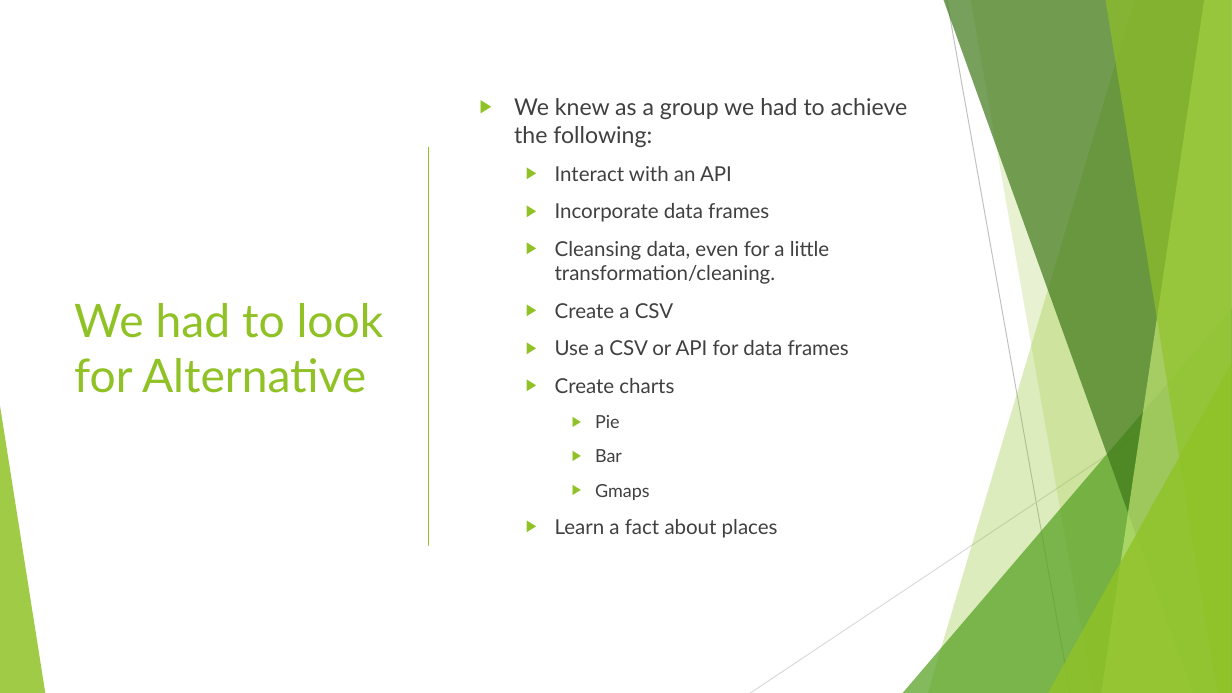
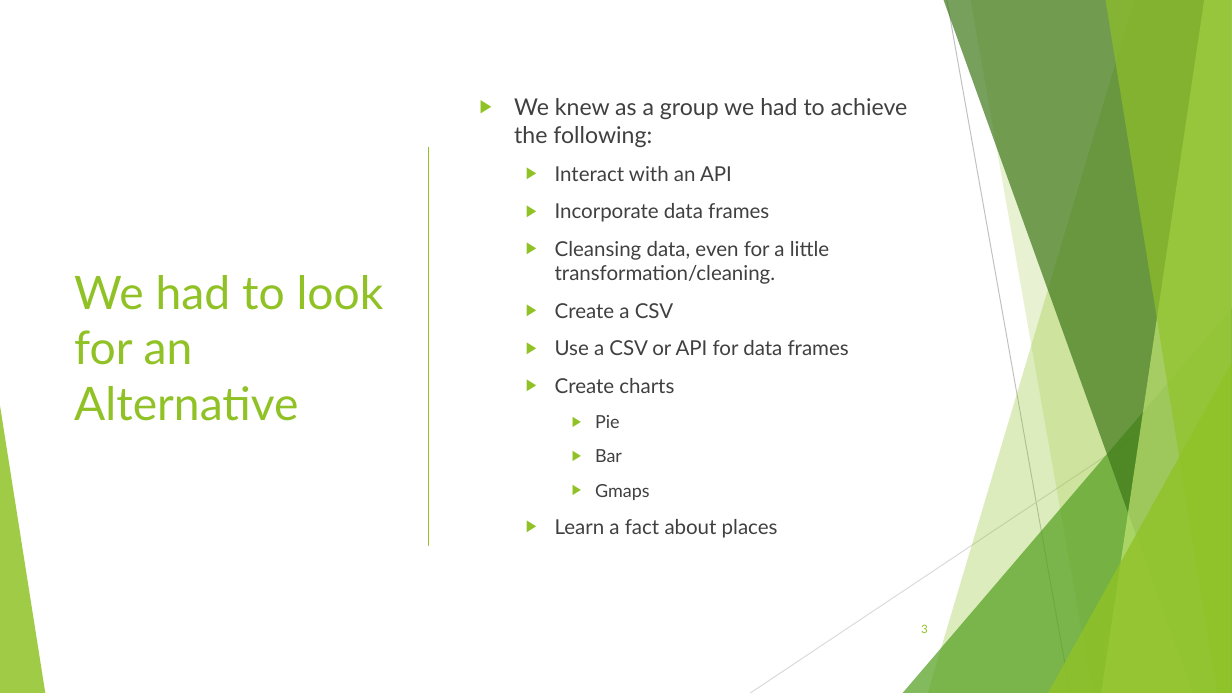
Before and after one commit to Cnw695/Project_1, a slide deck: slide 3 of final_project_one_slides.pptx. Drawn at 1232x693 pixels with LibreOffice and Linux fonts; fonts in the diff are those of the drawing. Boxes give left, top, right and bottom in pixels: in the first picture for what was removed or moved away, otherwise in the second. Text is boxed around its words. In the diff, an @@ line names an element or a change of style, - is before the commit and + after.

```diff
--- a/final_project_one_slides.pptx
+++ b/final_project_one_slides.pptx
@@ title at (74,275,384,421): text changed @@
-We had to look for Alternative
+We had to look for an Alternative
@@ page number added at (921,624,928,633), 9 pt, text #90C226 @@
+3
```
Also in this commit, not shown: 12 other slides changed, 13 slides added, 12 slides removed, 10 other files.
